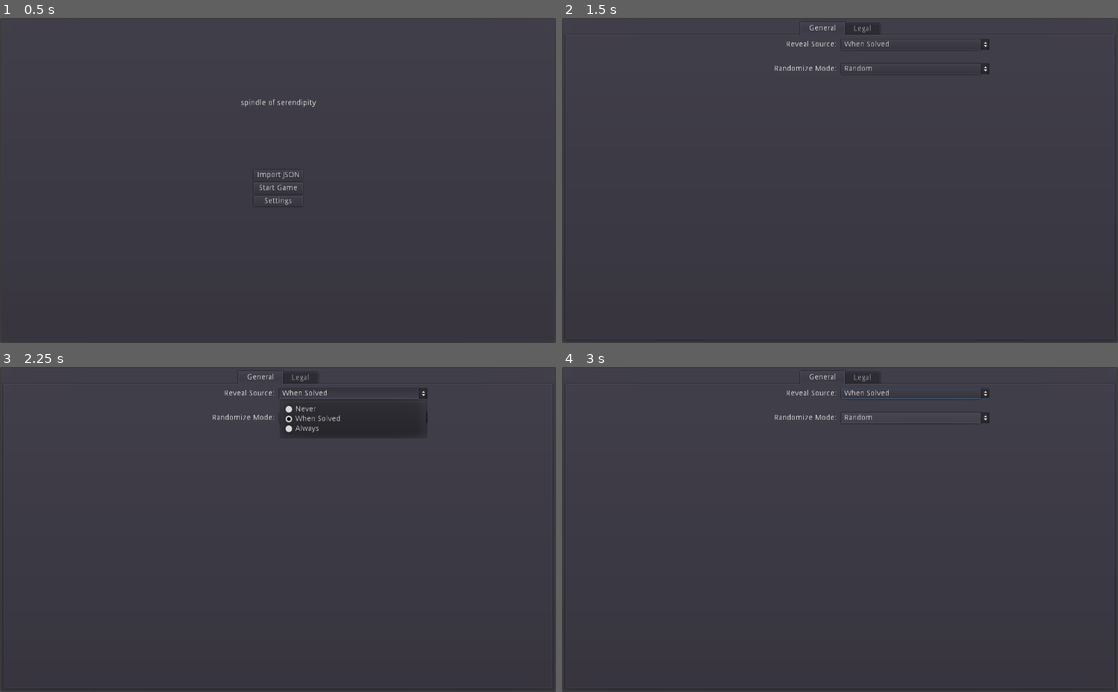
Above: before the commit, frames 1-4 (two rows, left to right).
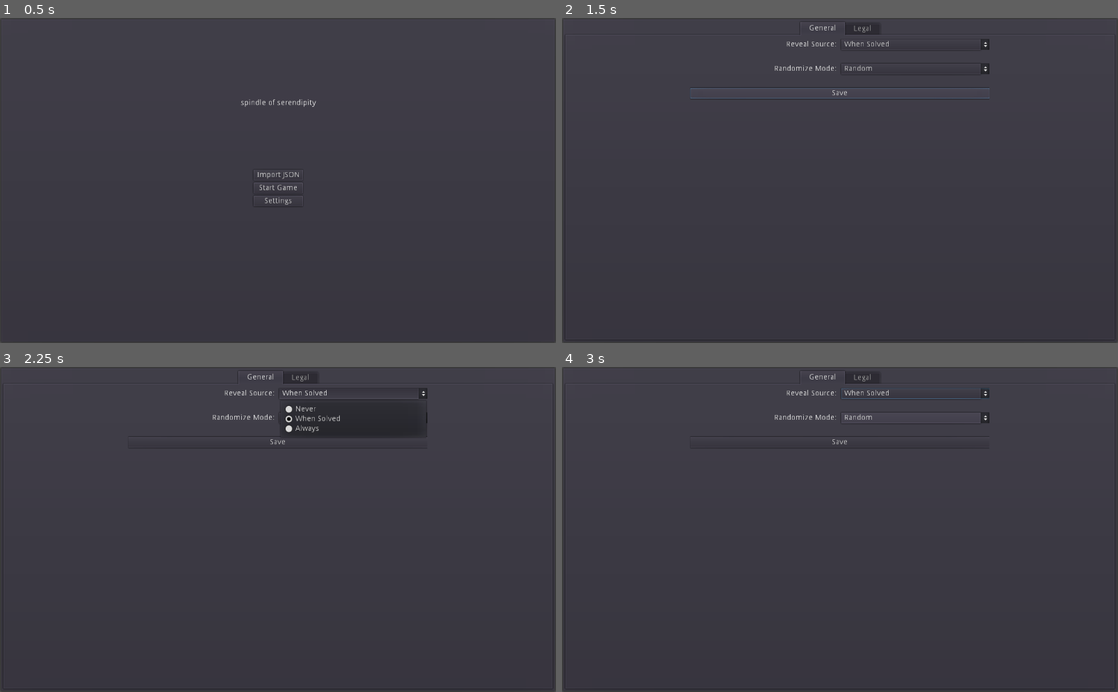
Above: after the commit, the same moments.

Repository: zacryol/spindle-of-serendipity
Game: Godot game, scene res://game/menus/MainMenu.tscn
The game is run twice, just before and just after one commit, with the same random seed, the same clock (stepped at 60 frames per second) and the same inputs.
Inputs (mouse positions are in pixels of both pictures, inside the frame that each line leads up to):
- Up to frame 1 (0.5 s): no input
- Up to frame 2 (1.5 s): click "Settings" at 0.5 s; click (840, 92) at 1.25 s, where only the run after the commit has a clickable "Save"
- Up to frame 3 (2.25 s): click "When Solved" at 2 s
- Up to frame 4 (3 s): click "Random" at 2.75 s

Frame 1 is identical in both runs. In frame 2, 0.3% of the frame differs, in the area x 23-77%, y 21-25%; in frame 3, less than 0.1%; in frame 4, less than 0.1%.

Commit message:
Settigs get saved

Diff:
--- a/game/menus/settings/General.gd
+++ b/game/menus/settings/General.gd
@@ -7,7 +7,6 @@
 func _ready():
 	source_options.select(GlobalVars.show_source)
 	rand_options.select(GlobalVars.rand_mode)
-	pass
 
 
 func _on_source_option_selected(id):
@@ -16,3 +15,7 @@
 
 func _on_rand_option_selected(id):
 	GlobalVars.rand_mode = id
+
+
+func _on_Save_pressed():
+	GlobalVars.save_settings_to_file()
--- a/game/menus/settings/Settings.tscn
+++ b/game/menus/settings/Settings.tscn
@@ -44,7 +44,7 @@
 
 [node name="List" type="VBoxContainer" parent="PanelContainer/TabContainer/General/Scroll"]
 margin_right = 552.0
-margin_bottom = 65.0
+margin_bottom = 110.0
 size_flags_horizontal = 3
 custom_constants/separation = 25
 
@@ -92,6 +92,12 @@
 text = "Random"
 items = [ "Random", null, false, 0, null, "By Category", null, false, 1, null, "By Source", null, false, 2, null ]
 selected = 0
+
+[node name="Save" type="Button" parent="PanelContainer/TabContainer/General/Scroll/List"]
+margin_top = 90.0
+margin_right = 552.0
+margin_bottom = 110.0
+text = "Save"
 
 [node name="Legal" type="Tabs" parent="PanelContainer/TabContainer"]
 visible = false
@@ -161,4 +167,5 @@
 text = "Back to Main"
 [connection signal="item_selected" from="PanelContainer/TabContainer/General/Scroll/List/RevealSource/OptionButton" to="PanelContainer/TabContainer/General" method="_on_source_option_selected"]
 [connection signal="item_selected" from="PanelContainer/TabContainer/General/Scroll/List/RandMode/OptionButton" to="PanelContainer/TabContainer/General" method="_on_rand_option_selected"]
+[connection signal="pressed" from="PanelContainer/TabContainer/General/Scroll/List/Save" to="PanelContainer/TabContainer/General" method="_on_Save_pressed"]
 [connection signal="pressed" from="PanelContainer/TabContainer/Legal/ScrollContainer/VBoxContainer/Button" to="." method="_on_Back_pressed"]
--- a/system/singletons/GlobalVars.gd
+++ b/system/singletons/GlobalVars.gd
@@ -4,7 +4,7 @@
 const DEFAULT_SOURCE := "N/A"
 
 const ENTRIES_SAVE := "user://entries/"
-const SETTINGS_SAVE := "user://settings/general"
+const SETTINGS_SAVE := "user://settings.json"
 
 # Settings constants and vars
 enum {
@@ -20,8 +20,24 @@
 	RAND_SOU
 }
 var rand_mode := RAND_NON
+# End of Settings
 
-# End of Settings
 
 func _ready():
 	randomize()
+
+
+func save_settings_to_file():
+	var f = File.new()
+	f.open(SETTINGS_SAVE, File.WRITE)
+	var settings_dict := {
+		"show_source" : show_source,
+		"rand_mode" : rand_mode
+	}
+	f.store_string(to_json(settings_dict))
+	f.close()
+
+func load_settings_from_file():
+	var f = File.new()
+	if f.file_exists(SETTINGS_SAVE):
+		f.open(SETTINGS_SAVE, File.READ)
